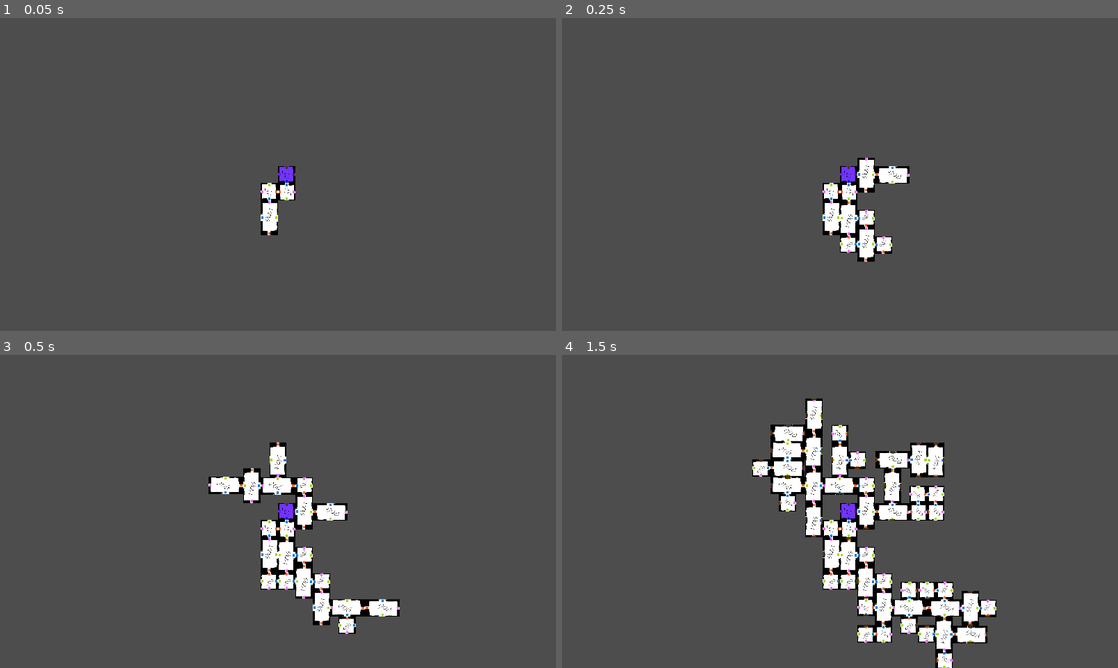
Above: before the commit, frames 1-4 (two rows, left to right).
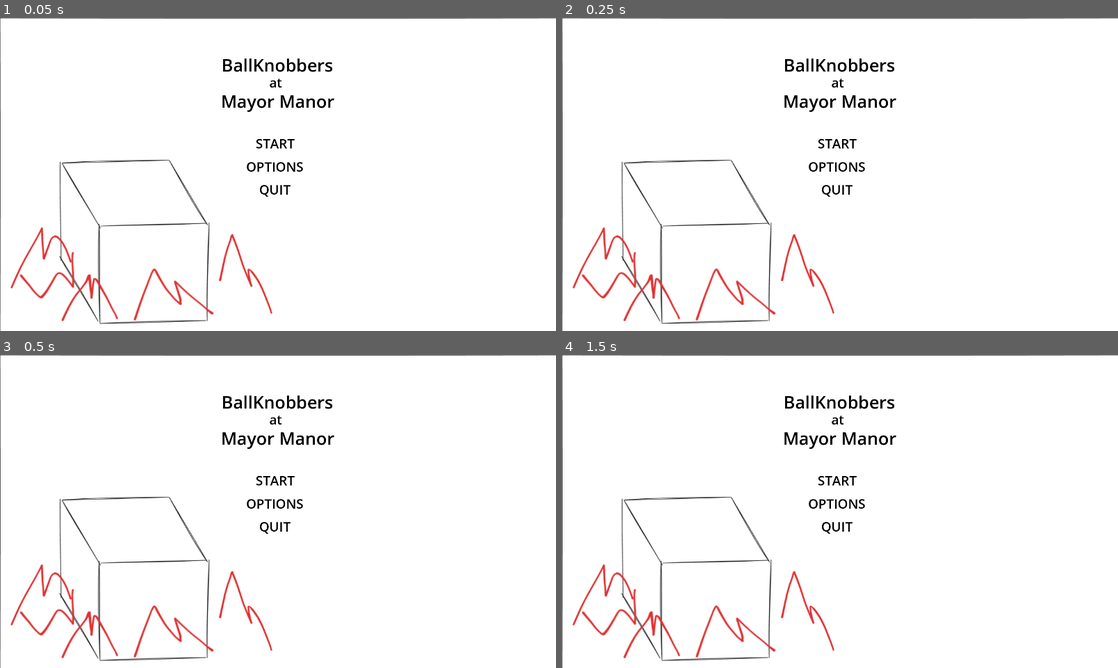
Above: after the commit, the same moments.

Repository: KosmicKroh/baldknobbers
Game: Godot game, scene res://Title.tscn
Two runs of this game, one before a commit and one after it. Both use one fixed random seed, a clock stepped at 60 frames per second and the inputs below. Before the commit the project starts from res://main_game.tscn.
Inputs:
- Up to frame 1 (0.05 s): no input
- Up to frame 2 (0.25 s): no input
- Up to frame 3 (0.5 s): no input
- Up to frame 4 (1.5 s): no input

The runs differ from the first frame. In frame 1, 99% of the frame differs, in the area x 0-100%, y 0-100%; in frame 2, 98%; in frame 3, 96%; in frame 4, 92%.

Commit message:
Title Screen
Created a title screen

Diff:
--- /dev/null
+++ b/baldknobbers-game/Options.tscn
@@ -0,0 +1,46 @@
+[gd_scene load_steps=3 format=3 uid="uid://clso20f02usqb"]
+
+[ext_resource type="Script" uid="uid://bvgtpuhvlb787" path="res://options.gd" id="1_yia4p"]
+[ext_resource type="Texture2D" uid="uid://bxhacq1rjhan7" path="res://TempTitleScreenBg.png" id="2_ywiuv"]
+
+[node name="Options" type="Control"]
+layout_mode = 3
+anchors_preset = 15
+anchor_right = 1.0
+anchor_bottom = 1.0
+grow_horizontal = 2
+grow_vertical = 2
+script = ExtResource("1_yia4p")
+
+[node name="TextureRect" type="TextureRect" parent="."]
+layout_mode = 0
+offset_right = 1925.0
+offset_bottom = 1064.0
+texture = ExtResource("2_ywiuv")
+
+[node name="Back" type="Label" parent="."]
+layout_mode = 0
+offset_left = 850.0
+offset_top = 550.0
+offset_right = 1048.0
+offset_bottom = 634.0
+theme_override_colors/font_color = Color(0, 0, 0, 1)
+theme_override_font_sizes/font_size = 45
+text = "Back"
+horizontal_alignment = 1
+vertical_alignment = 1
+uppercase = true
+
+[node name="BackButton" type="Button" parent="Back"]
+modulate = Color(1, 1, 1, 0)
+light_mask = 4
+visibility_layer = 4
+layout_mode = 0
+offset_left = 1.0
+offset_top = 3.0
+offset_right = 198.0
+offset_bottom = 76.0
+text = "
+"
+
+[connection signal="pressed" from="Back/BackButton" to="." method="_on_back_button_pressed"]
--- /dev/null
+++ b/baldknobbers-game/Title.tscn
@@ -0,0 +1,133 @@
+[gd_scene load_steps=3 format=3 uid="uid://be0gw1jsr4cgt"]
+
+[ext_resource type="Texture2D" uid="uid://bxhacq1rjhan7" path="res://TempTitleScreenBg.png" id="1_ax32a"]
+[ext_resource type="Script" uid="uid://ds5io6jvf6tai" path="res://title.gd" id="1_quvj1"]
+
+[node name="Title" type="Control"]
+layout_mode = 3
+anchors_preset = 15
+anchor_right = 1.0
+anchor_bottom = 1.0
+grow_horizontal = 2
+grow_vertical = 2
+script = ExtResource("1_quvj1")
+
+[node name="TextureRect" type="TextureRect" parent="."]
+layout_mode = 0
+offset_right = 1920.0
+offset_bottom = 1080.0
+texture = ExtResource("1_ax32a")
+
+[node name="Start" type="Label" parent="."]
+layout_mode = 0
+offset_left = 852.0
+offset_top = 391.0
+offset_right = 1048.0
+offset_bottom = 475.0
+theme_override_colors/font_color = Color(0, 0, 0, 1)
+theme_override_font_sizes/font_size = 45
+text = "Start"
+horizontal_alignment = 1
+vertical_alignment = 1
+uppercase = true
+
+[node name="StartButton" type="Button" parent="Start"]
+modulate = Color(1, 1, 1, 0)
+light_mask = 4
+visibility_layer = 4
+layout_mode = 0
+offset_left = 1.0
+offset_top = 3.0
+offset_right = 198.0
+offset_bottom = 76.0
+text = "
+"
+
+[node name="Options" type="Label" parent="."]
+layout_mode = 0
+offset_left = 850.0
+offset_top = 471.0
+offset_right = 1046.0
+offset_bottom = 555.0
+theme_override_colors/font_color = Color(0, 0, 0, 1)
+theme_override_font_sizes/font_size = 45
+text = "Options"
+horizontal_alignment = 1
+vertical_alignment = 1
+uppercase = true
+
+[node name="OptionButton" type="Button" parent="Options"]
+modulate = Color(1, 1, 1, 0)
+light_mask = 4
+visibility_layer = 4
+layout_mode = 0
+offset_left = 1.0
+offset_top = 3.0
+offset_right = 198.0
+offset_bottom = 76.0
+text = "
+"
+
+[node name="Quit" type="Label" parent="."]
+layout_mode = 0
+offset_left = 850.0
+offset_top = 550.0
+offset_right = 1048.0
+offset_bottom = 634.0
+theme_override_colors/font_color = Color(0, 0, 0, 1)
+theme_override_font_sizes/font_size = 45
+text = "Quit"
+horizontal_alignment = 1
+vertical_alignment = 1
+uppercase = true
+
+[node name="QuitButton" type="Button" parent="Quit"]
+modulate = Color(1, 1, 1, 0)
+light_mask = 4
+visibility_layer = 4
+layout_mode = 0
+offset_left = 1.0
+offset_top = 3.0
+offset_right = 198.0
+offset_bottom = 76.0
+text = "
+"
+
+[node name="Title" type="Label" parent="."]
+layout_mode = 0
+offset_left = 727.0
+offset_top = 77.0
+offset_right = 1188.0
+offset_bottom = 246.0
+theme_override_colors/font_color = Color(0, 0, 0, 1)
+theme_override_font_sizes/font_size = 60
+text = "BallKnobbers"
+horizontal_alignment = 1
+vertical_alignment = 1
+
+[node name="Label" type="Label" parent="Title"]
+layout_mode = 0
+offset_left = 125.0
+offset_top = 114.0
+offset_right = 325.0
+offset_bottom = 243.0
+theme_override_colors/font_color = Color(0, 0, 0, 1)
+theme_override_font_sizes/font_size = 45
+text = "at
+"
+horizontal_alignment = 1
+
+[node name="Label2" type="Label" parent="Title"]
+layout_mode = 0
+offset_left = -111.0
+offset_top = 168.0
+offset_right = 575.0
+offset_bottom = 257.0
+theme_override_colors/font_color = Color(0, 0, 0, 1)
+theme_override_font_sizes/font_size = 60
+text = "Mayor Manor"
+horizontal_alignment = 1
+
+[connection signal="pressed" from="Start/StartButton" to="." method="_on_start_button_pressed"]
+[connection signal="pressed" from="Options/OptionButton" to="." method="_on_option_button_pressed"]
+[connection signal="pressed" from="Quit/QuitButton" to="." method="_on_quit_button_pressed"]
--- /dev/null
+++ b/baldknobbers-game/options.gd
@@ -0,0 +1,15 @@
+extends Control
+
+
+# Called when the node enters the scene tree for the first time.
+func _ready() -> void:
+	pass # Replace with function body.
+
+
+# Called every frame. 'delta' is the elapsed time since the previous frame.
+func _process(delta: float) -> void:
+	pass
+
+
+func _on_back_button_pressed() -> void:
+	get_tree().change_scene_to_file("res://Title.tscn")
--- a/baldknobbers-game/project.godot
+++ b/baldknobbers-game/project.godot
@@ -13,7 +13,7 @@
 config/name="Baldknobbers"
 config/description="The Baldknobbers are attempting to burn down the Mayor's Manor! What are you going to do about it?"
 config/version="1.0"
-run/main_scene="uid://t12o18bey1qs"
+run/main_scene="uid://be0gw1jsr4cgt"
 config/features=PackedStringArray("4.5", "GL Compatibility")
 config/icon="res://icon.svg"
 
--- /dev/null
+++ b/baldknobbers-game/start_button.gd
@@ -0,0 +1,14 @@
+extends Button
+
+
+# Called when the node enters the scene tree for the first time.
+func _ready() -> void:
+	var button = Button.new()
+	button.pressed.connect(_button_pressed)
+	add_child(button)
+
+func _button_pressed():
+	print("Hello world!")
+
+
+# Called every frame. 'delta' is the elapsed time since the previous frame.
--- /dev/null
+++ b/baldknobbers-game/title.gd
@@ -0,0 +1,21 @@
+extends Control
+
+
+# Called when the node enters the scene tree for the first time.
+func _ready() -> void:
+	pass # Replace with function body.
+
+
+# Called every frame. 'delta' is the elapsed time since the previous frame.
+func _process(delta: float) -> void:
+	pass
+
+
+func _on_start_button_pressed() -> void:
+	get_tree().change_scene_to_file("res://main_game.tscn")
+
+func _on_option_button_pressed() -> void:
+	get_tree().change_scene_to_file("res://Options.tscn")
+
+func _on_quit_button_pressed() -> void:
+	get_tree().quit()
Binary file added: baldknobbers-game/TempTitleScreenBg.png
Not shown, added: baldknobbers-game/TempTitleScreenBg.png.import
Not shown, added: baldknobbers-game/options.gd.uid
Not shown, added: baldknobbers-game/start_button.gd.uid
Not shown, added: baldknobbers-game/title.gd.uid
